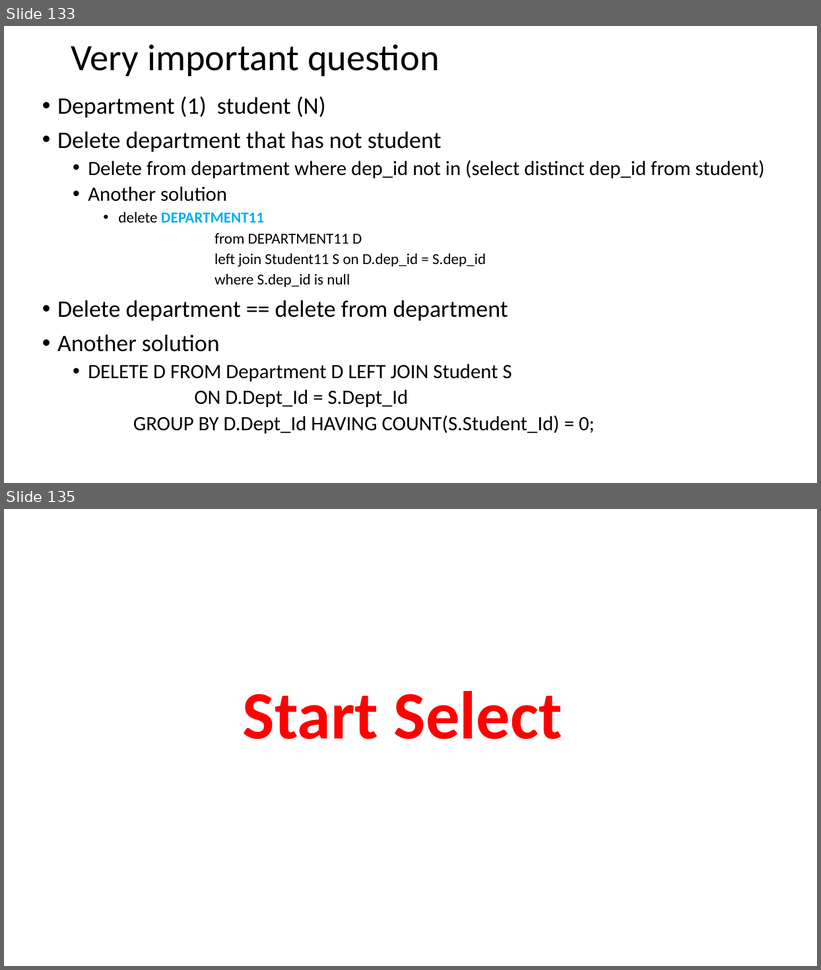
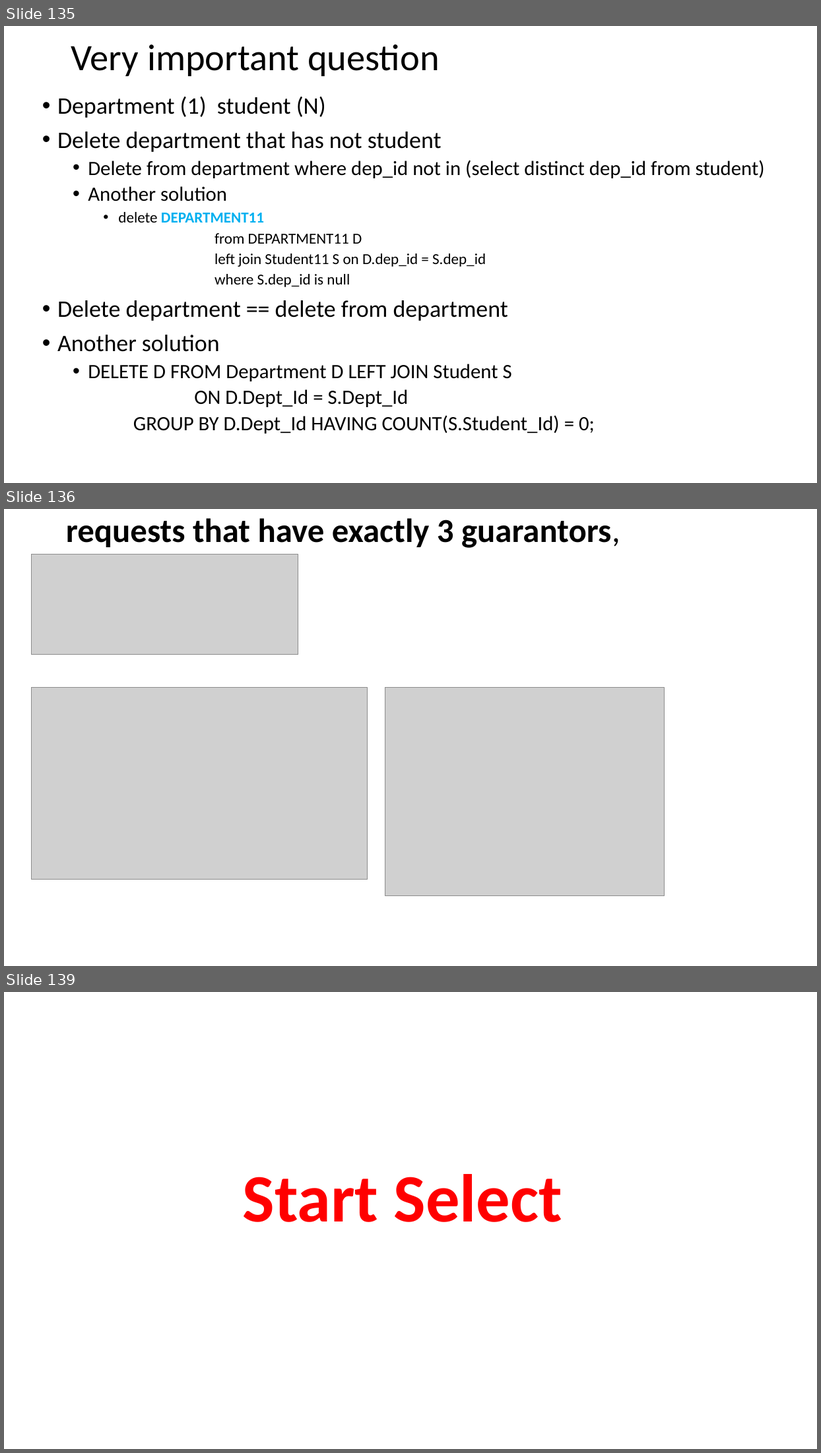
Before and after one commit to AhmedMohamedSamir1/Summary, a slide deck: Dot Net/2_DB.pptx. Shown one above the other, each under a label of ours: slides 133 and 135 before the commit, slides 135, 136 and 139 after it; the slides between them are not shown. The pictures are 821x970 and 821x1453 pixels, drawn with LibreOffice and Linux fonts; fonts in the diff are those of the drawing; grey boxes stand for pictures. Boxes give left, top, right and bottom in pixels: in the first picture for what was removed or moved away, otherwise in the second. Text is boxed around its words. In the diff, an @@ line names an element or a change of style, - is before the commit and + after.

```diff
--- a/Dot Net/2_DB.pptx
+++ b/Dot Net/2_DB.pptx
@@ slide 136 added at [4,509,817,966], background #FFFFFF @@
@@ title added at [66,518,620,548], 39.6 pt, text #000000, bold @@
+requests that have exactly 3 guarantors,
@@ picture added at [31,554,298,654] @@
@@ picture added at [31,688,367,880] @@
@@ picture added at [385,688,665,896] @@
@@ what was slide 133 is now slide 135 @@
@@ what was slide 135 is now slide 139 @@
```
Also in this commit, not shown: 16 other slides added, 5 other files.
